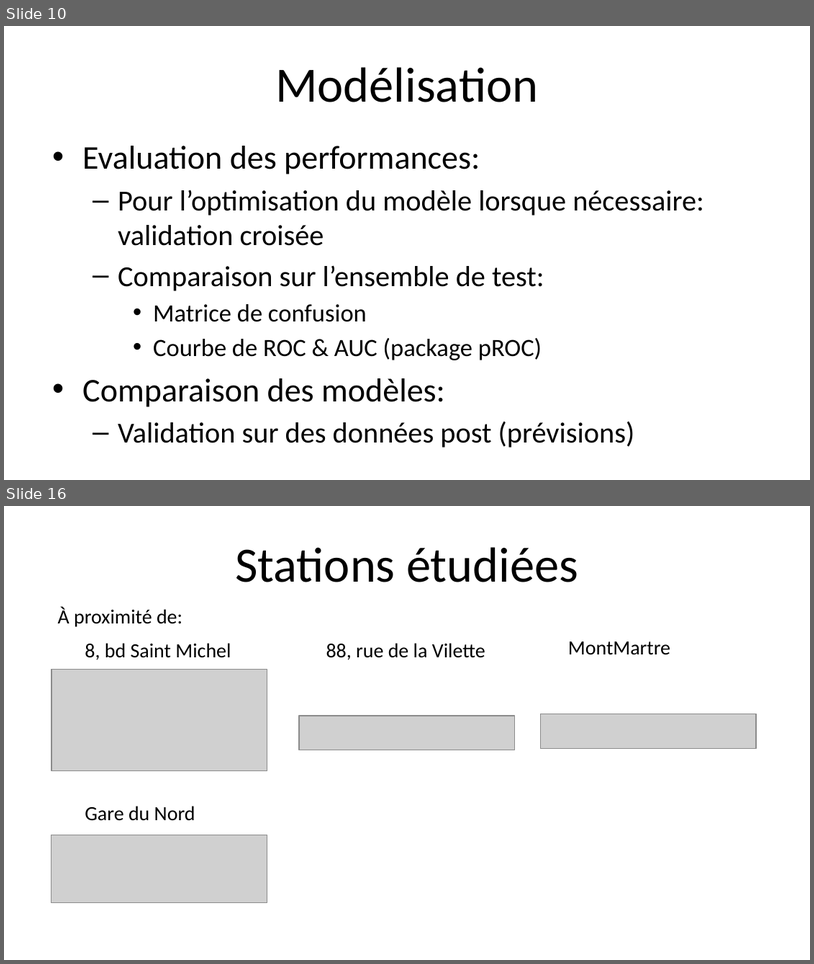
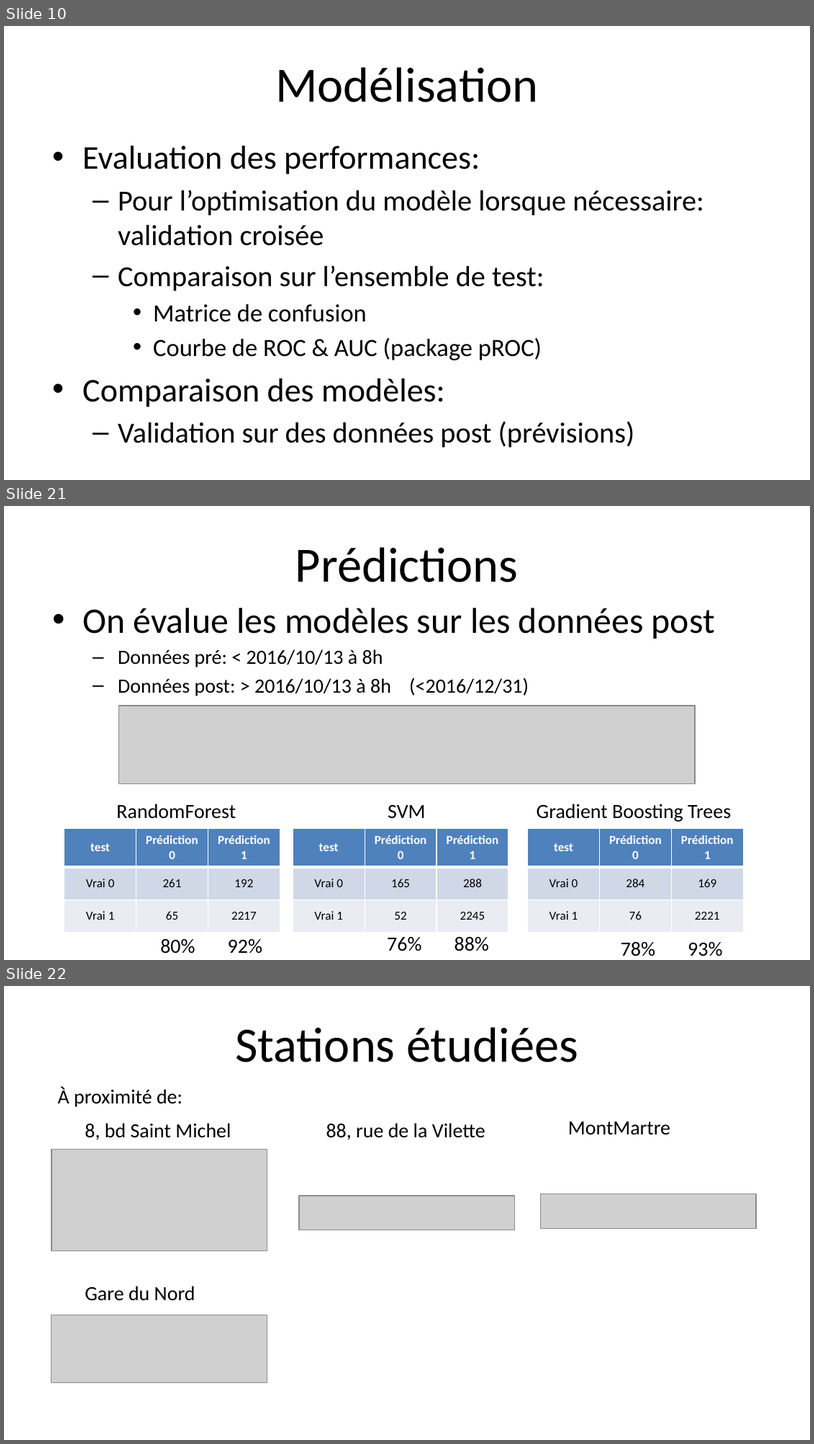
Before and after one commit to DianeBeldame/AppVelib, a slide deck: Presentation v0.2.pptx. Shown one above the other, each under a label of ours: slides 10 and 16 before the commit, slides 10, 21 and 22 after it; the slides between them are not shown. The pictures are 814x964 and 814x1444 pixels, drawn with LibreOffice and Linux fonts; fonts in the diff are those of the drawing; grey boxes stand for pictures. Boxes give left, top, right and bottom in pixels: in the first picture for what was removed or moved away, otherwise in the second. Text is boxed around its words. In the diff, an @@ line names an element or a change of style, - is before the commit and + after.

```diff
--- a/Presentation v0.2.pptx
+++ b/Presentation v0.2.pptx
@@ slide 21 added at bbox=[4, 506, 810, 960], background #FFFFFF @@
@@ title added at bbox=[296, 547, 519, 582], 44 pt, text #000000 @@
+Prédictions
@@ text added at bbox=[82, 608, 715, 696], 18 pt, text #000000 @@
+• On évalue les modèles sur les données post
+  – Données pré: < 2016/10/13 à 8h
+  – Données post: > 2016/10/13 à 8h (<2016/12/31)
@@ picture added at bbox=[119, 705, 696, 783] @@
@@ text added at bbox=[116, 803, 236, 818], 18 pt, text #000000 @@
+RandomForest
@@ text added at bbox=[388, 805, 425, 818], 18 pt, text #000000 @@
+SVM
@@ text added at bbox=[537, 803, 731, 821], 18 pt, text #000000 @@
+Gradient Boosting Trees
@@ table added at bbox=[64, 828, 280, 931], 3 rows, 3 columns @@
+test | Prédiction 0 | Prédiction 1
+Vrai 0 | 261 | 192
+Vrai 1 | 65 | 2217
@@ table added at bbox=[293, 828, 508, 931], 3 rows, 3 columns @@
+test | Prédiction 0 | Prédiction 1
+Vrai 0 | 165 | 288
+Vrai 1 | 52 | 2245
@@ table added at bbox=[528, 828, 743, 931], 3 rows, 3 columns @@
+test | Prédiction 0 | Prédiction 1
+Vrai 0 | 284 | 169
+Vrai 1 | 76 | 2221
@@ text added at bbox=[387, 937, 422, 951], 18 pt, text #000000 @@
+76%
@@ text added at bbox=[455, 937, 489, 951], 18 pt, text #000000 @@
+88%
@@ text added at bbox=[160, 939, 195, 953], 18 pt, text #000000 @@
+80%
@@ text added at bbox=[228, 939, 262, 953], 18 pt, text #000000 @@
+92%
@@ text added at bbox=[621, 942, 656, 956], 18 pt, text #000000 @@
+78%
@@ text added at bbox=[688, 942, 723, 956], 18 pt, text #000000 @@
+93%
@@ what was slide 16 is now slide 22 @@
```
Also in this commit, not shown: 4 slides changed, 6 other slides added, 1 slide removed, 2 other files.
